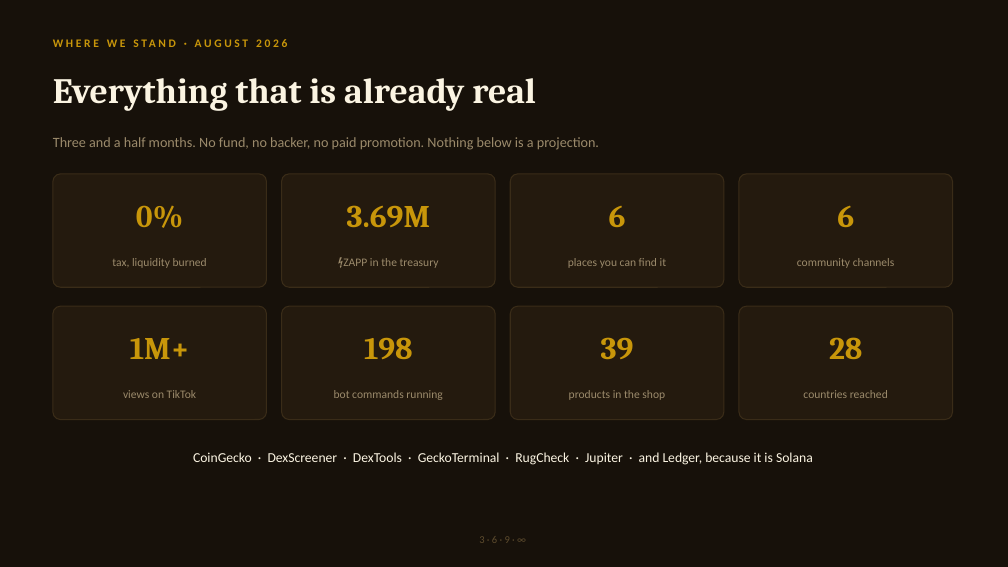
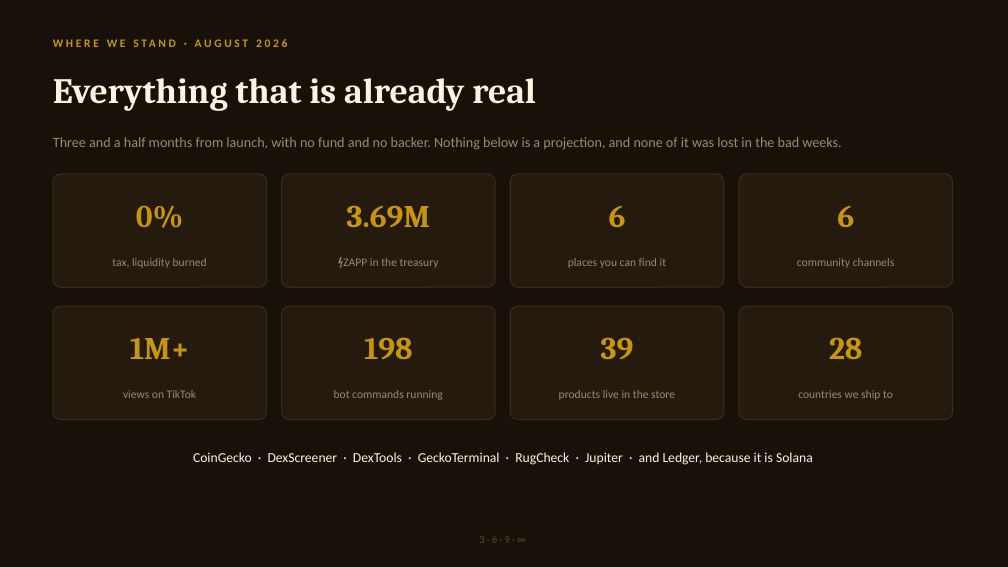
Before and after one commit to anatomyofagoalofficial-lab/zapp369, a slide deck: slide 3 of ZAPP_Deck.pptx (slide 5 before the commit). Drawn at 1008x567 pixels with LibreOffice and Linux fonts; fonts in the diff are those of the drawing. Boxes give left, top, right and bottom in pixels: in the first picture for what was removed or moved away, otherwise in the second. Text is boxed around its words. In the diff, an @@ line names an element or a change of style, - is before the commit and + after.

```diff
--- a/ZAPP_Deck.pptx
+++ b/ZAPP_Deck.pptx
@@ text at box(53, 137, 841, 150): text changed @@
-Three and a half months. No fund, no backer, no paid promotion. Nothing below is a projection.
+Three and a half months from launch, with no fund and no backer. Nothing below is a projection, and none of it was lost in the bad weeks.
@@ text at box(559, 390, 675, 400): text changed @@
-products in the shop
+products live in the store
@@ text at box(798, 390, 893, 400): text changed @@
-countries reached
+countries we ship to
```
Also in this commit, not shown: 12 other slides changed, 4 slides added, 5 slides removed, 4 other files.
